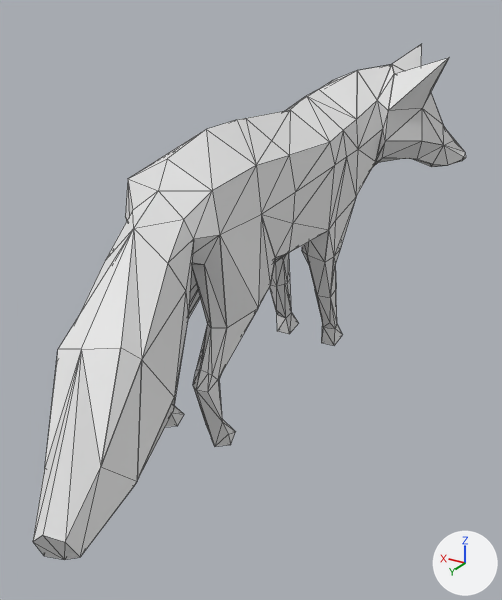
Renders of the glTF model assets/models/fox.glb from each side of a commit.
Before and after are seen from a 50 mm camera at (-75.5, 132.9, 84.9) aimed at (-7.4, 19.4, 28.2). The lights are fixed; the arrows at lower right show +X, +Y and +Z. The picture after the commit comes second. Mesh edges are drawn as thin lines. Vertices at exactly the same position are counted once.

The scene before the commit, as lines of its bpy script (objects in view):
```python
me_fox_mesh = bpy.data.meshes.new('fox_mesh')
me_fox_mesh.from_pydata(...)  # 346 vertices, 576 faces; spans x -29.9..11.6, y -56.7..84.3, z -0.1..74.6
ob_fox_vat = bpy.data.objects.new('fox_vat', me_fox_mesh)
ob_fox_vat.location = (0.0, 0.0, 0.0)
```
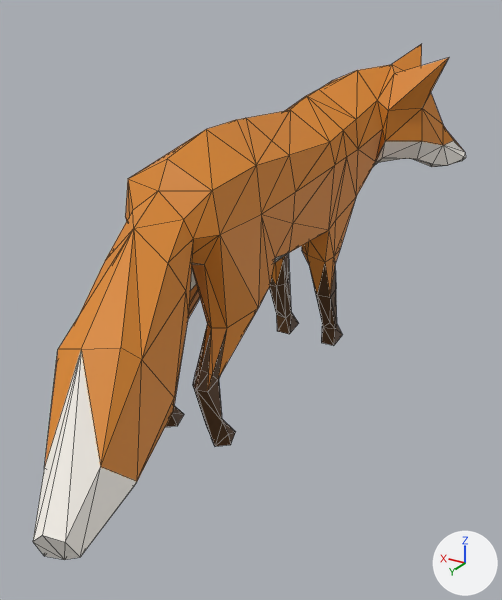
Commit message: fully working vat example

What changed in the scene script:
```text
Add img_image_0:
    img_image_0 = load_image('Image_0', '_unpacked/Image_0', 1024, 1024, 'sRGB')
Add mat_fox_material:
    mat_fox_material = principled_material('fox_material')
    mat_fox_material.texture = img_image_0
    mat_fox_material.roughness = 0.58
Change me_fox_mesh:
    used by ob_fox_vat; location = (0.0, 0.0, 0.0)
    remove me_fox_mesh.from_pydata(...)  # 346 vertices, 576 faces; spans x -29.9..11.6, y -56.7..84.3, z -0.1..74.6
    add me_fox_mesh.from_pydata(...)  # 290 vertices, 576 faces; spans x -29.9..11.6, y -56.7..84.3, z -0.1..74.6
    me_fox_mesh part 1: the loose piece of 3 vertices spanning x -25.8..-22.0, y -44.8..-36.6, z 51.2..61.1 is deleted
    me_fox_mesh part 2: the loose piece of 3 vertices spanning x -13.9..-12.2, y 52.9..65.6, z 14.9..25.2 is deleted
    me_fox_mesh part 3
    24 vertices are removed from x -27.5..6.4, y -46.0..-11.6, z 15.8..73.0
    37 faces are deleted
    38 new faces join them
    me_fox_mesh part 4
    21 vertices are removed from x -17.2..9.2, y 13.7..81.3, z 14.6..47.8
    39 faces are deleted
    1 vertex is added at (-17.2, 81.4, 14.6)
    42 new faces join them
    me_fox_mesh part 5: 496 faces spanning x -29.9..11.6, y -56.7..84.3, z -0.1..74.6 switch from no material to mat_fox_material (picture img_image_0)
    other edits to the shape of me_fox_mesh do not show in these pictures
```

What differs and where, as boxes [x1, y1, x2, y2] in the pictures (502 x 600 px; the box of a moved part takes in the faces that stretch with it):
part 1 of me_fox_mesh, deleted: before [422, 109, 443, 145]
part 2 of me_fox_mesh, deleted: before [140, 399, 174, 475]
part 3 of me_fox_mesh, moved or reshaped: [302, 58, 448, 328] in both
part 4 of me_fox_mesh, moved or reshaped: before [65, 214, 275, 560]; after [65, 215, 275, 560]
part 5 of me_fox_mesh, recoloured (white to orange): [33, 44, 466, 560] in both
